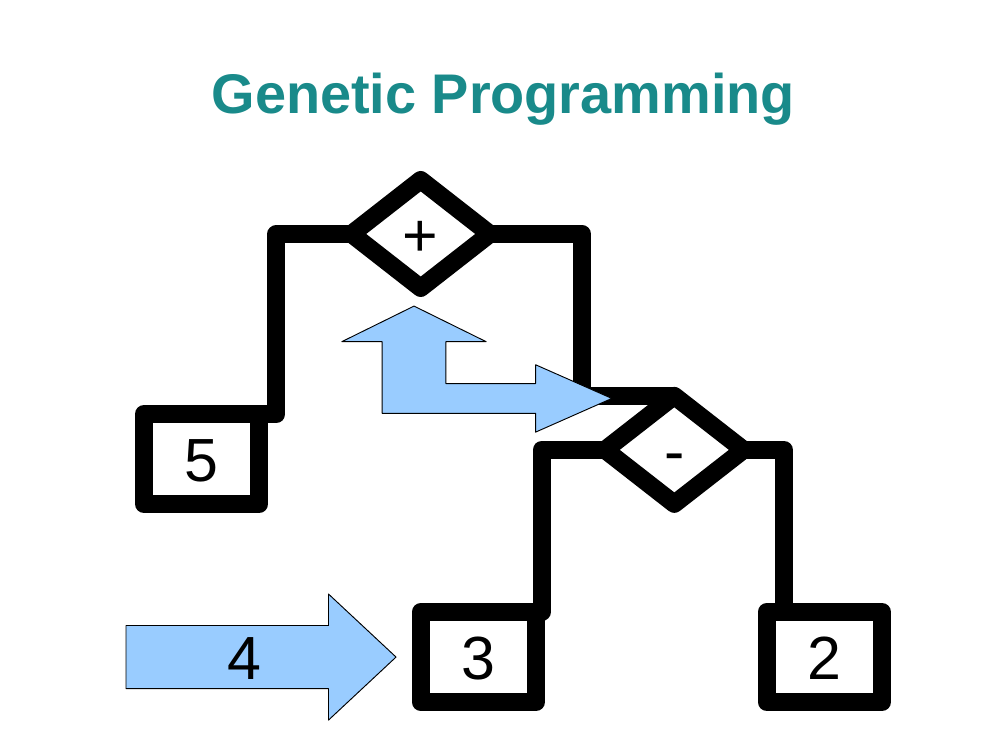
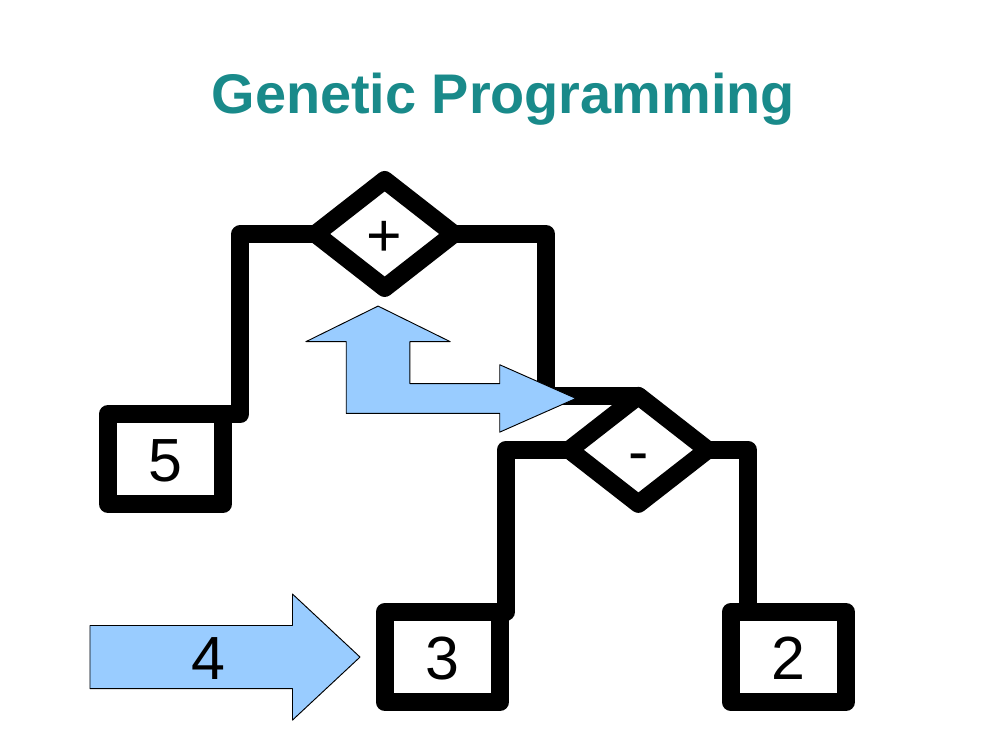
Before and after one commit to craignicol/geneticalgorithmtemplates, a slide deck: slide 13 of talks-and-presentations/techmeetup-glasgow-20090701/GeneticAlgorithms.ppt. Drawn at 1008x756 pixels with LibreOffice and Linux fonts; fonts in the diff are those of the drawing; background and template pictures are left out. Boxes give left, top, right and bottom in pixels: in the first picture for what was removed or moved away, otherwise in the second. Text is boxed around its words. In the diff, an @@ line names an element or a change of style, - is before the commit and + after.

```diff
--- a/talks-and-presentations/techmeetup-glasgow-20090701/GeneticAlgorithms.ppt
+++ b/talks-and-presentations/techmeetup-glasgow-20090701/GeneticAlgorithms.ppt
@@ 4 elbow lines, 3 rectangles, 2 diamonds, 1 right arrow, 1 freeform shape: place and size @@
-4 elbow lines, 3 rectangles, 2 diamonds, 1 right arrow, 1 freeform shape at bbox=[126, 180, 883, 721]
+4 elbow lines, 3 rectangles, 2 diamonds, 1 right arrow, 1 freeform shape at bbox=[90, 180, 846, 721]
```
Also in this commit, not shown: 6 other slides changed, 2 slides added, 2 slides removed, 1 other file.
